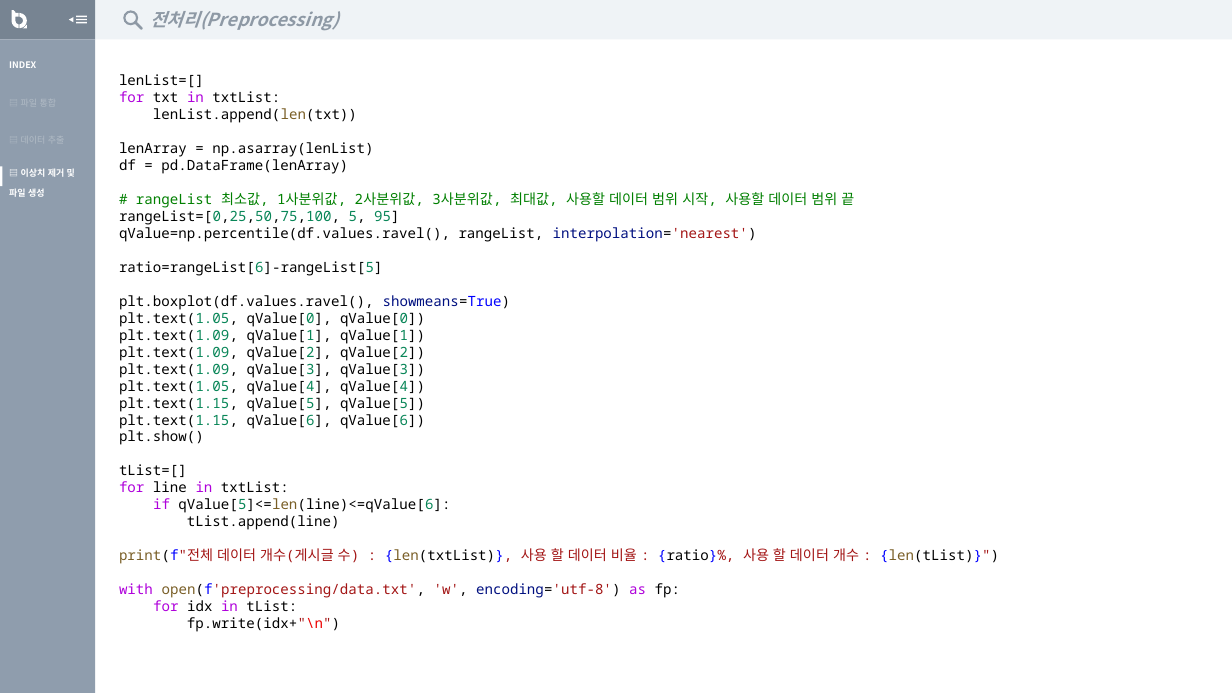
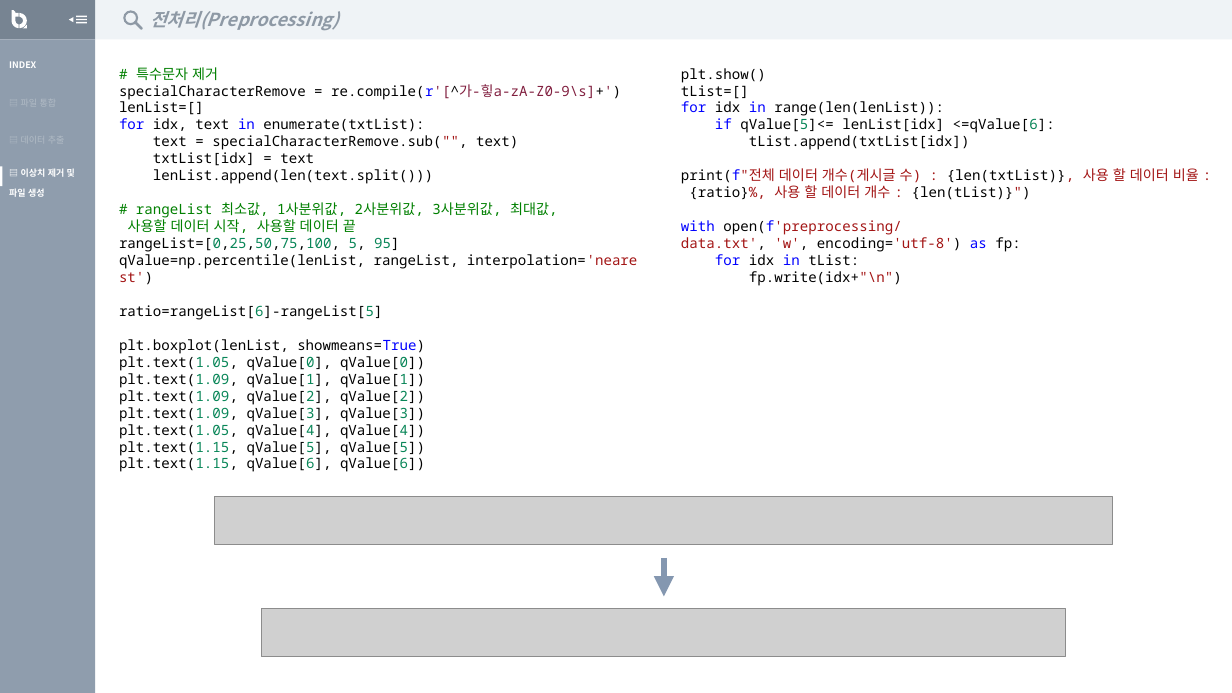
Before and after one commit to cook1eee100/categoryclassification, a slide deck: slide 7 of preprocessing/20154315(2).pptx. Drawn at 1232x693 pixels with LibreOffice and Linux fonts; fonts in the diff are those of the drawing; grey boxes stand for pictures. Boxes give left, top, right and bottom in pixels: in the first picture for what was removed or moved away, otherwise in the second. Text is boxed around its words. In the diff, an @@ line names an element or a change of style, - is before the commit and + after.

Commit message:
2021/04/15

```diff
--- a/preprocessing/20154315(2).pptx
+++ b/preprocessing/20154315(2).pptx
@@ text "# 특수문자 제거": place and size @@
-text "# 특수문자 제거" at [119,74,999,632]
+text "# 특수문자 제거" at [119,67,1199,472]
@@ text "# 특수문자 제거" at [119,67,1199,472]: columns 1 to 2 @@
@@ text at [119,67,621,100]: paragraphs added @@
+# 특수문자 제거
+specialCharacterRemove = re.compile(r'[^가-힣a-zA-Z0-9\s]+')
@@ text at [119,118,558,233]: text changed @@
-for txt in txtList:
-lenList.append(len(txt))
-lenArray = np.asarray(lenList)
-df = pd.DataFrame(lenArray)
-# rangeList 최소값, 1사분위값, 2사분위값, 3사분위값, 최대값, 사용할 데이터 범위 시작, 사용할 데이터 범위 끝
+for idx, text in enumerate(txtList):
+text = specialCharacterRemove.sub("", text)
+txtList[idx] = text
+lenList.append(len(text.split()))
+# rangeList 최소값, 1사분위값, 2사분위값, 3사분위값, 최대값, 사용할 데이터 시작, 사용할 데이터 끝
@@ text at [681,101,1055,150]: text changed @@
-for line in txtList:
-if qValue[5]<=len(line)<=qValue[6]:
-tList.append(line)
+for idx in range(len(lenList)):
+if qValue[5]<= lenList[idx] <=qValue[6]:
+tList.append(txtList[idx])
@@ text at [681,168,1199,286]: text colour #795E26 to #000000 in "print(f"전체 {len(txtList)}, {len(tList)}")", "open(f'preprocessing/data.txt',"; text colour #0000FF to #000000 in "{len(txtList)}, {ratio}%, {len(tList)}")"; text colour #AF00DB to #0000FF in "with as", "for in"; text colour #001080 to #000000 in "encoding='utf-8')"; text colour #EE0000 to #A31515 in "fp.write(idx+"\n")" @@
@@ text at [119,251,637,269]: text changed @@
-qValue=np.percentile(df.values.ravel(), rangeList, interpolation='nearest')
+qValue=np.percentile(lenList, rangeList, interpolation='nearest')
@@ text at [119,339,425,354]: text changed @@
-plt.boxplot(df.values.ravel(), showmeans=True)
+plt.boxplot(lenList, showmeans=True)
@@ picture added at [214,496,1112,544] @@
@@ arrow added from (665, 558) to (665, 596), #8497B0 5.25 pt @@
@@ picture added at [262,609,1067,657] @@
```
Also in this commit, not shown: 5 other slides changed, 3 slides removed.
